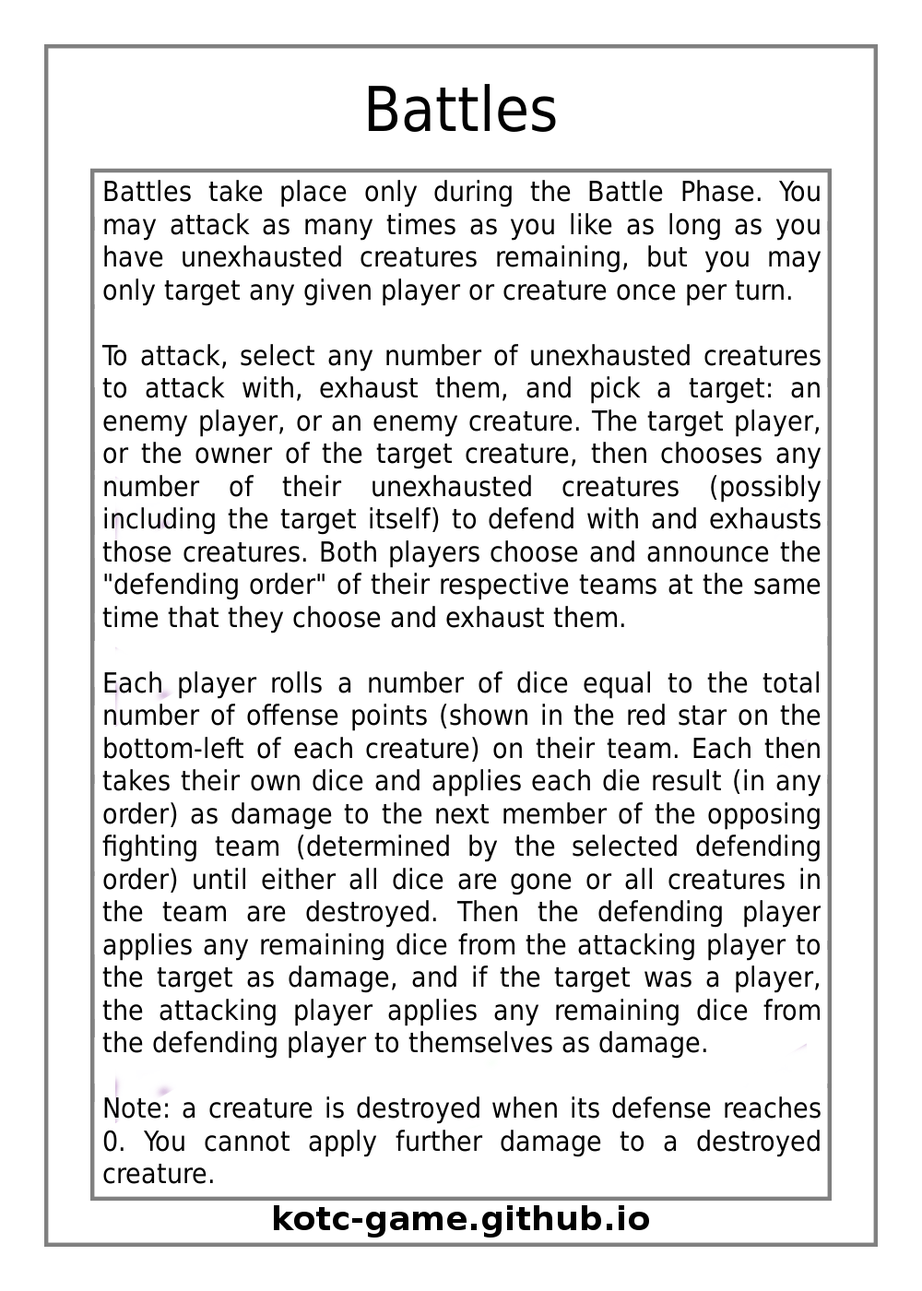
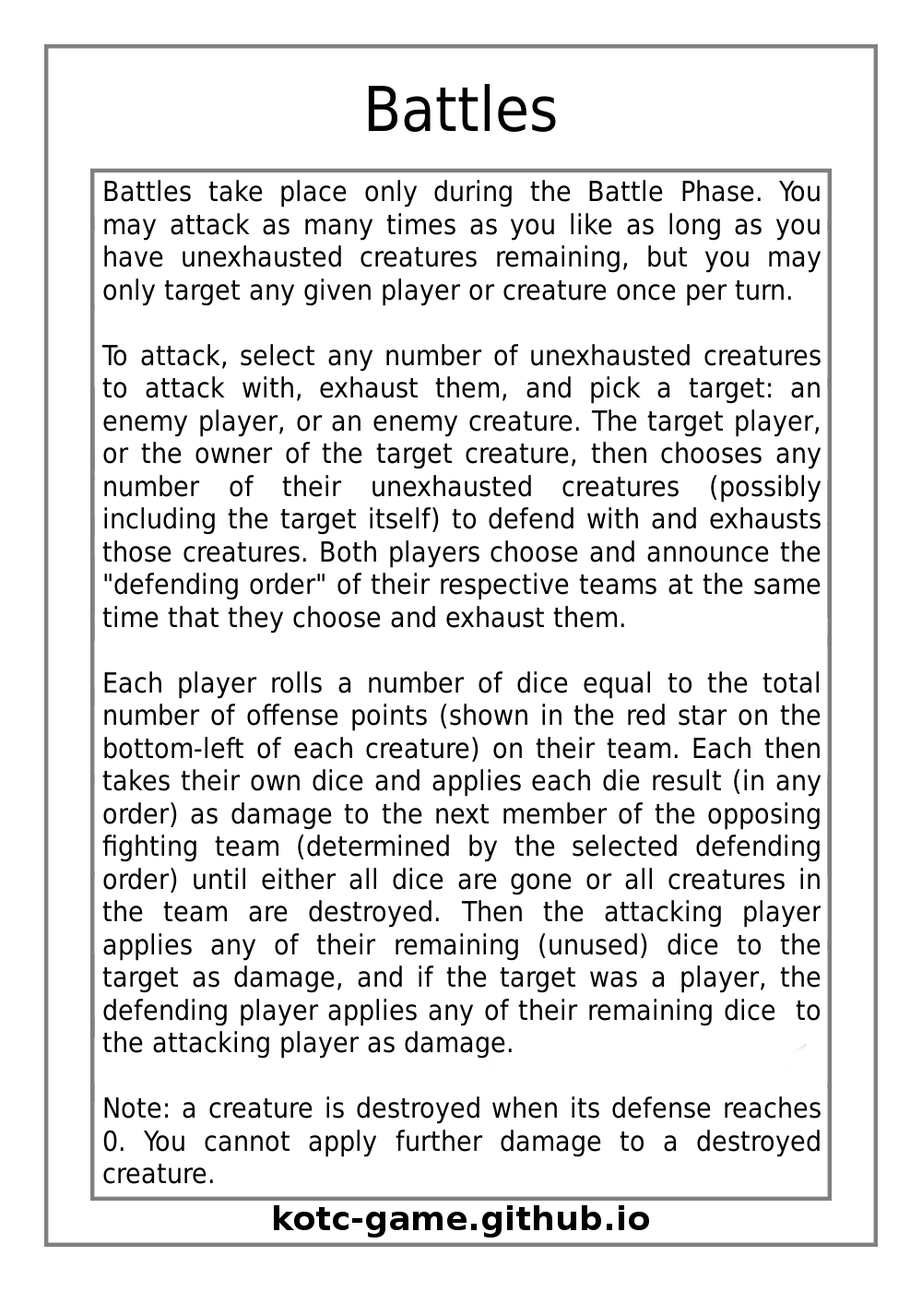
Layered file, before and after one edit (922px x 1291px). Changes by layer:
painted on "Effect Text" over (102, 900, 822, 1060)
painted on "Tip Card Template" over (115, 476, 178, 1124)
